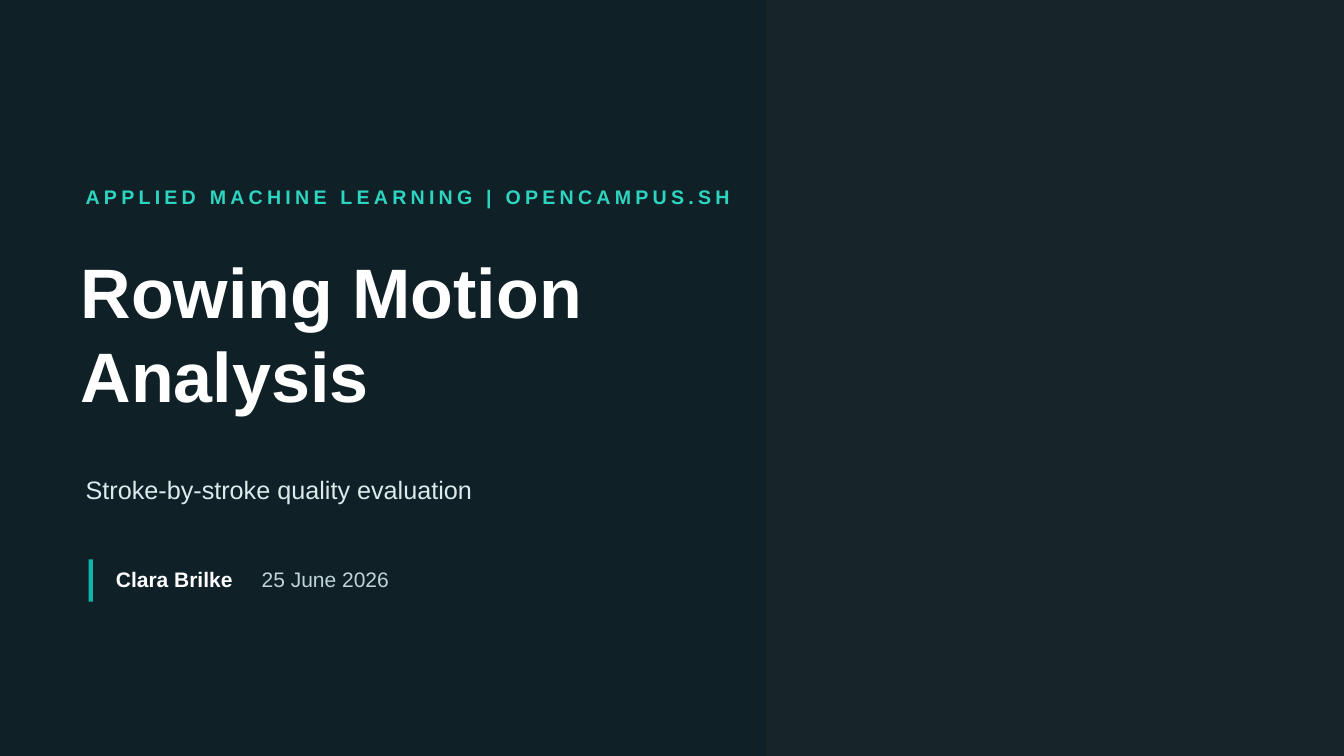
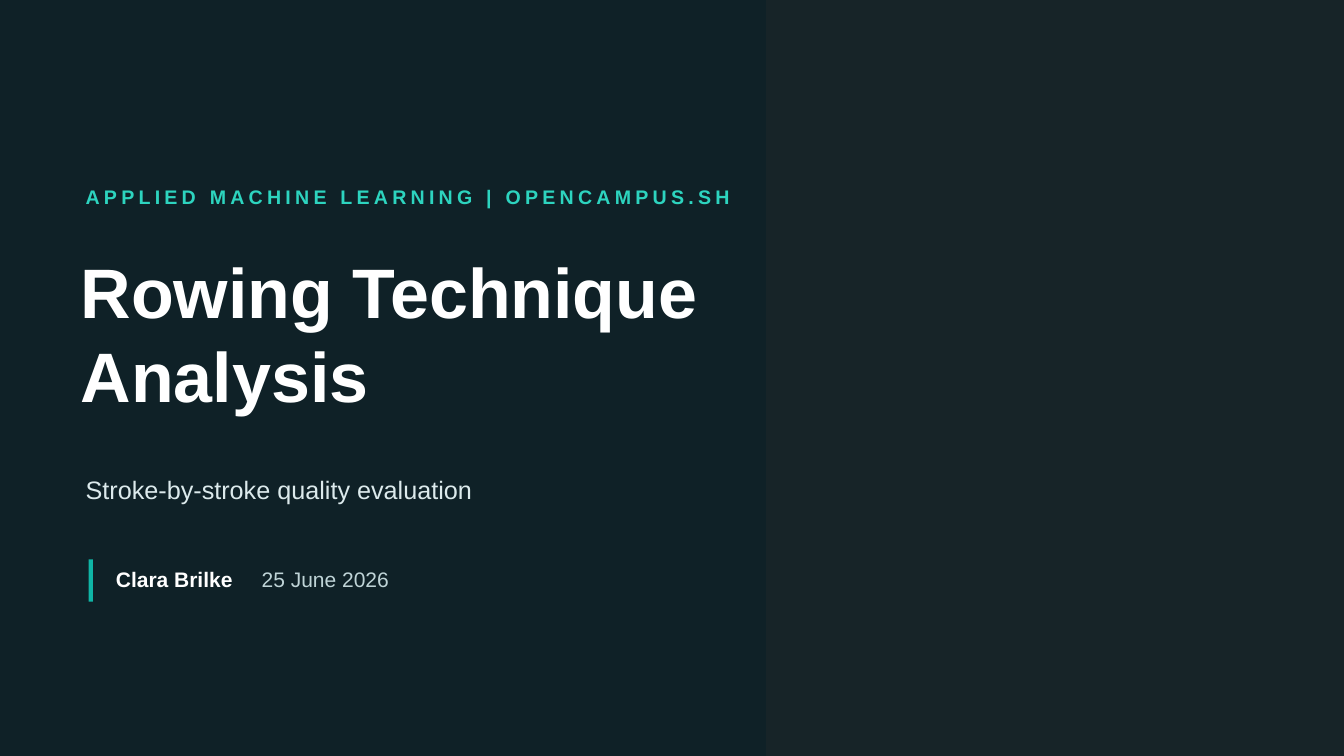
Before and after one commit to clarabri/ML-project, a slide deck: slide 1 of 4_Presentation/Presentation.pptx. Drawn at 1344x756 pixels with LibreOffice and Linux fonts; fonts in the diff are those of the drawing; background and template pictures are left out; a plain dark background stands for a picture behind light text. Boxes give left, top, right and bottom in pixels: in the first picture for what was removed or moved away, otherwise in the second. Text is boxed around its words. In the diff, an @@ line names an element or a change of style, - is before the commit and + after.

```diff
--- a/4_Presentation/Presentation.pptx
+++ b/4_Presentation/Presentation.pptx
@@ text at bbox=[81, 267, 698, 415]: text changed @@
-Rowing Motion Analysis
+Rowing Technique Analysis
```
Also in this commit, not shown: 20 other files.
